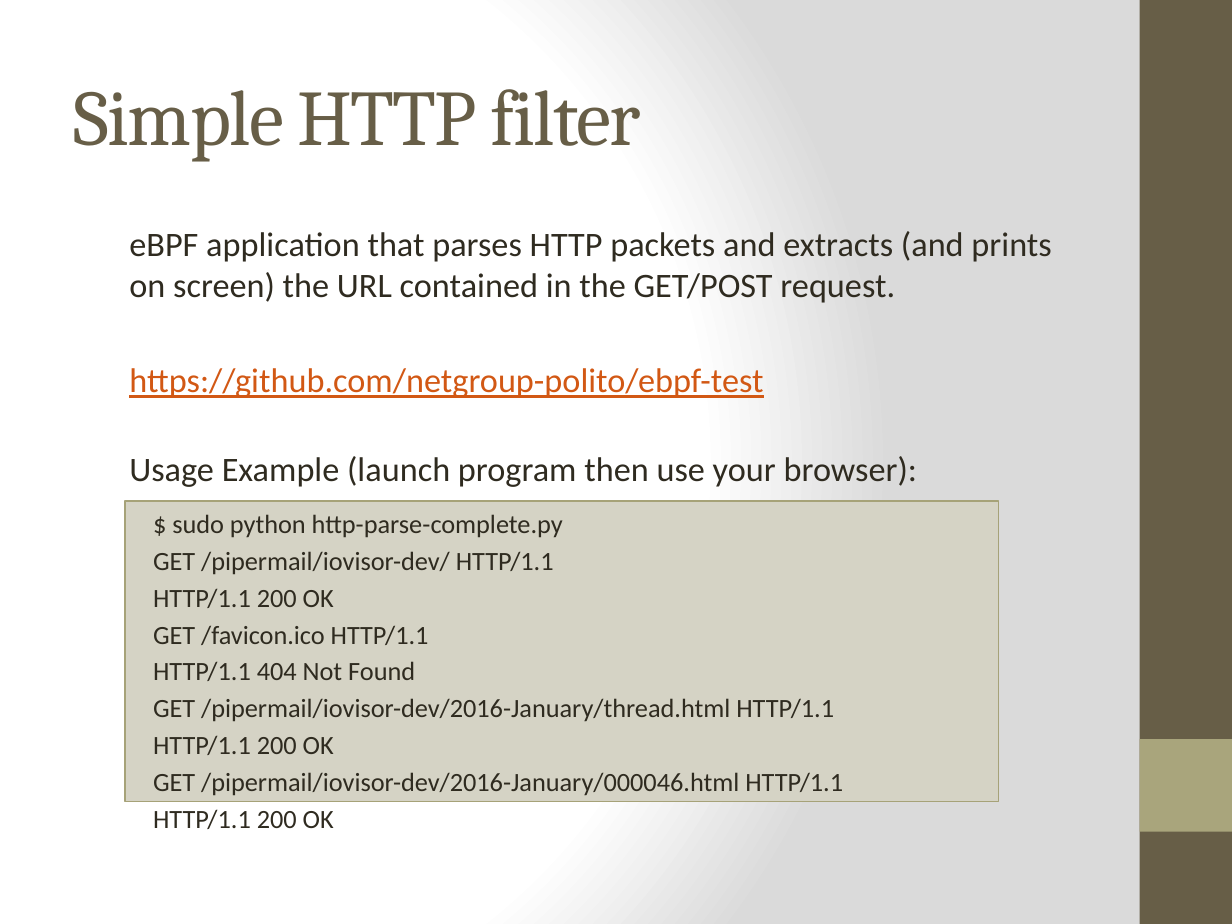
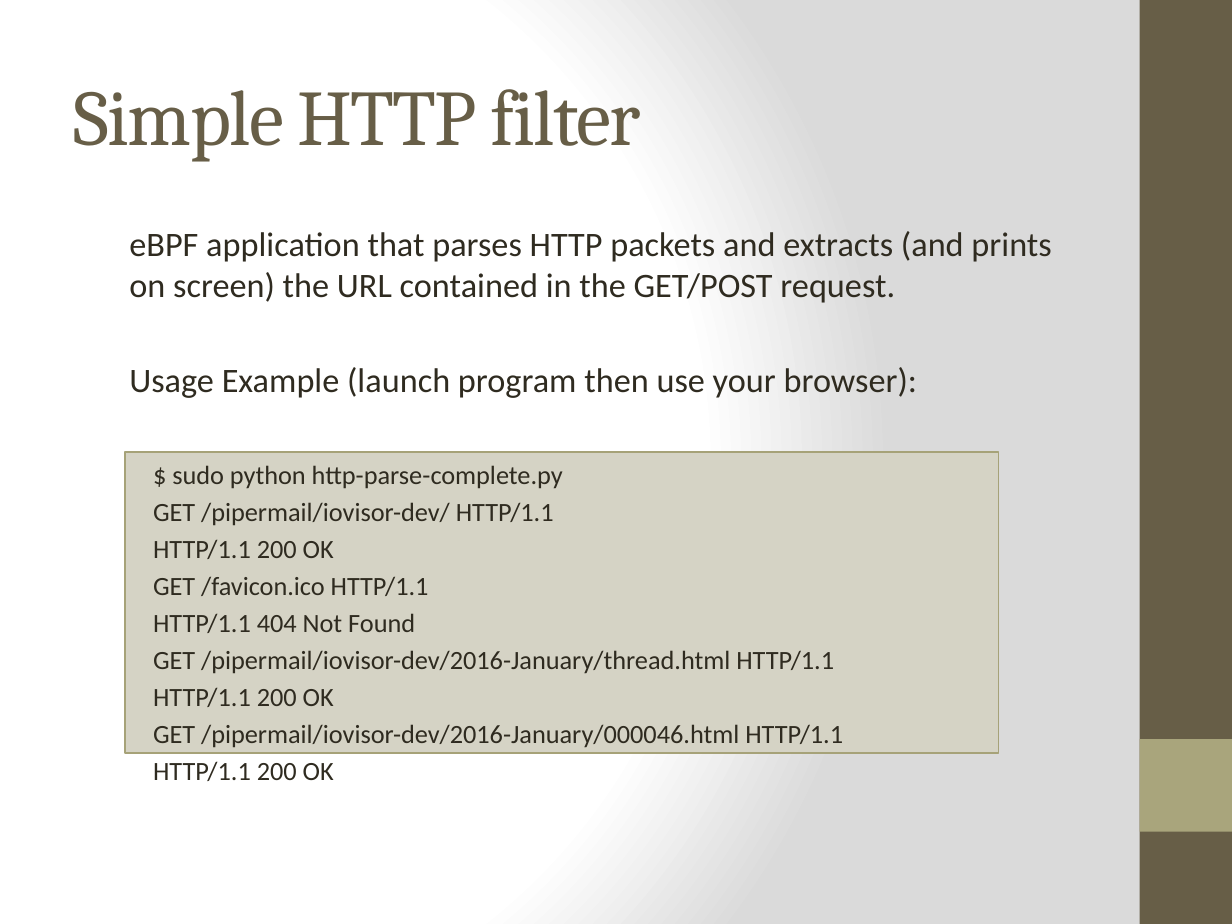
Before and after one commit to netgroup-polito/ebpf-test, a slide deck: slide 2 of ebpf_http_filter.pptx. Drawn at 1232x924 pixels with LibreOffice and Linux fonts; fonts in the diff are those of the drawing. Boxes give left, top, right and bottom in pixels: in the first picture for what was removed or moved away, otherwise in the second. Text is boxed around its words. In the diff, an @@ line names an element or a change of style, - is before the commit and + after.

```diff
--- a/ebpf_http_filter.pptx
+++ b/ebpf_http_filter.pptx
@@ text at box(129, 368, 763, 398): paragraph removed @@
-  https://github.com/netgroup-polito/ebpf-test
@@ rectangle "$ sudo python http-parse-complete.py": place and size @@
-rectangle "$ sudo python http-parse-complete.py" at box(126, 500, 999, 801)
+rectangle "$ sudo python http-parse-complete.py" at box(126, 452, 999, 753)
```
Also in this commit, not shown: 4 other slides changed, 4 other files.
